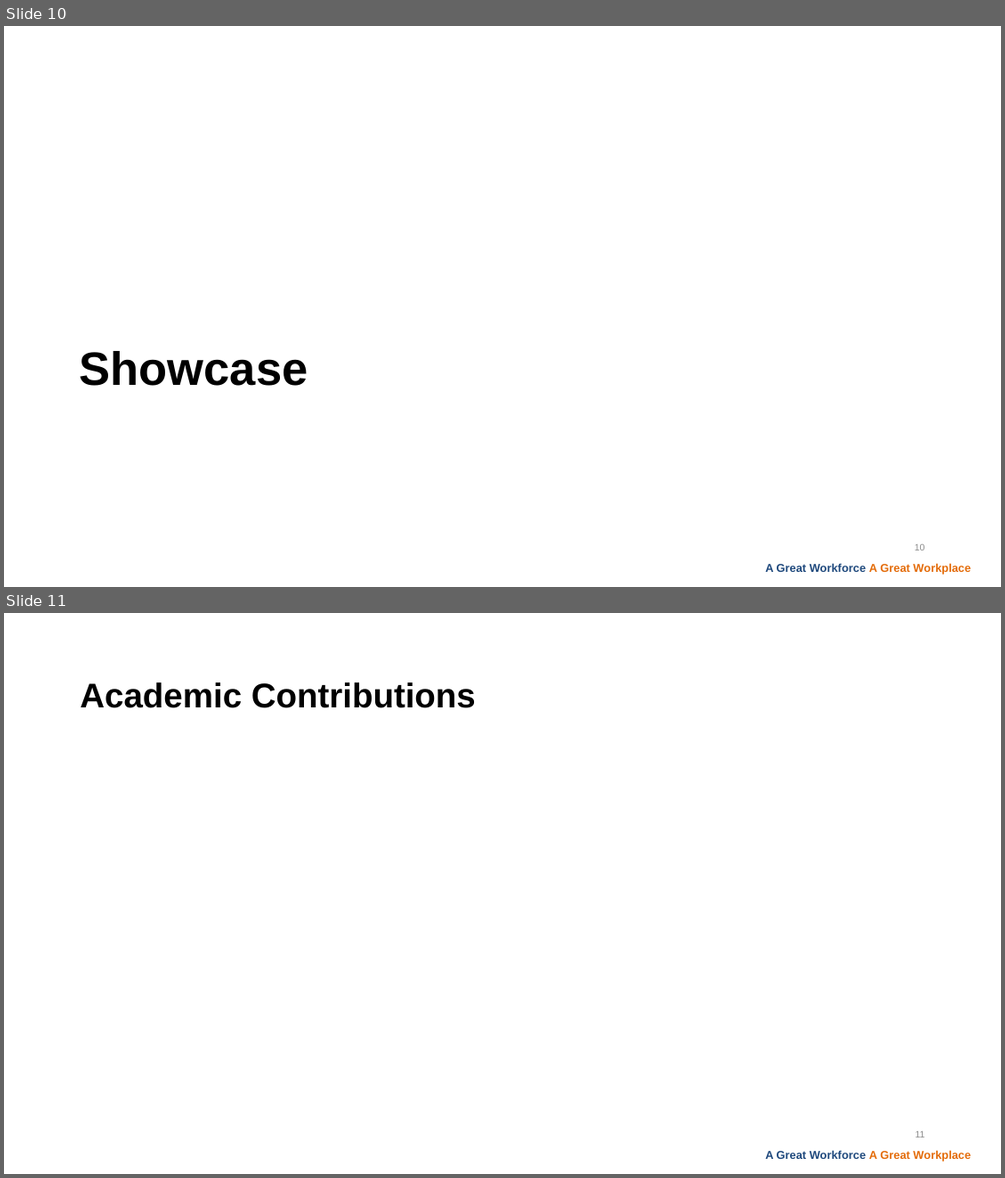
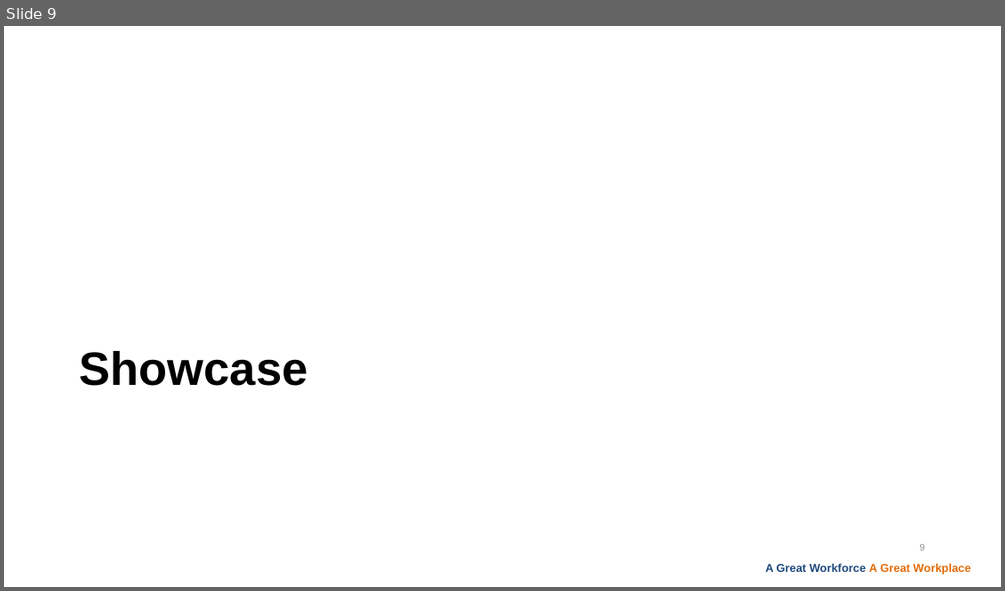
Before and after one commit to 1lhc/database, a slide deck: Presentation1.pptx. Shown one above the other, each under a label of ours: slides 10 and 11 before the commit, slide 9 after it. The pictures are 1005x1178 and 1005x591 pixels, drawn with LibreOffice and Linux fonts; fonts in the diff are those of the drawing; background and template pictures are left out. Boxes give left, top, right and bottom in pixels: in the first picture for what was removed or moved away, otherwise in the second. Text is boxed around its words. In the diff, an @@ line names an element or a change of style, - is before the commit and + after.

```diff
--- a/Presentation1.pptx
+++ b/Presentation1.pptx
@@ slide 11 removed at box(4, 613, 1001, 1174), background #FFFFFF; not listed: 1 template element that a slide beside it also shows @@
@@ title removed at box(80, 682, 476, 708) @@
-Academic Contributions
@@ page number removed at box(915, 1131, 925, 1137) @@
-11
@@ what was slide 10 is now slide 9 @@
@@ page number at box(920, 544, 925, 550): text changed @@
-10
+9
```
Also in this commit, not shown: 5 slides changed, 7 slides added, 7 other slides removed.
